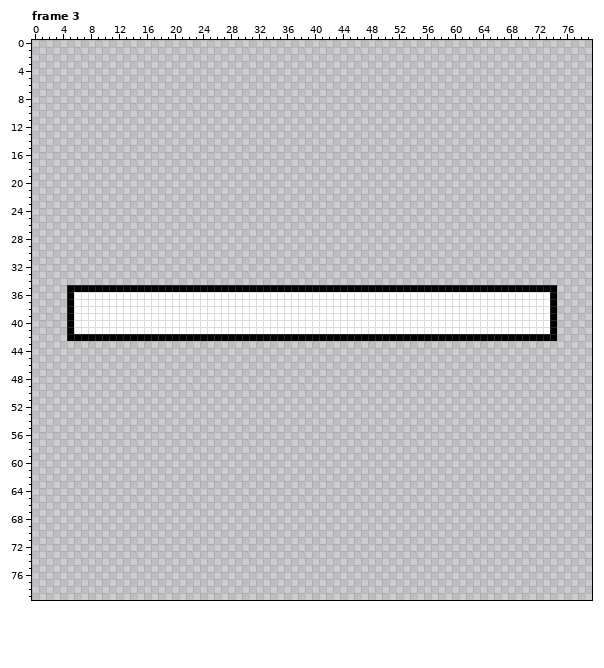
Pixel-art file: Art/Source/Enemies_Ghost_defeat.aseprite. Above is the file before it was changed.
80x80 pixels, 4 frames. Colours within 5 levels of each other are drawn and written as one. Shown: frame 3. The commit also changed other frames, which this record leaves out.
The same view after the edit:
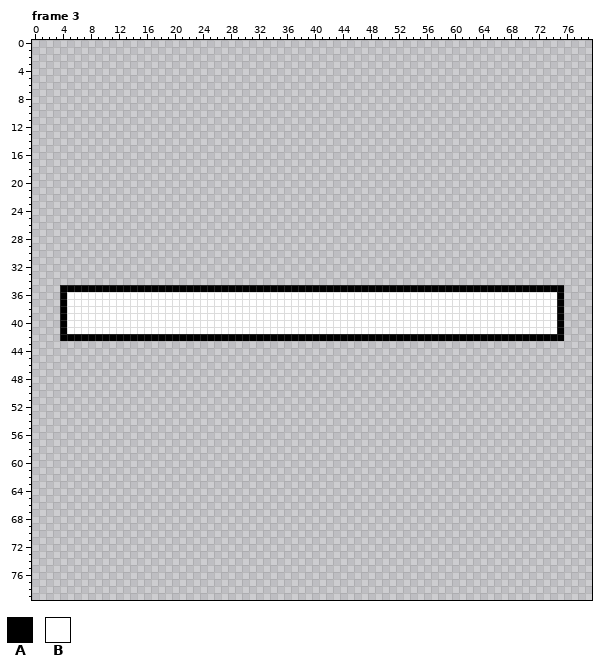
Palette (. is transparent): A #000000  B #ffffff
Changes in this commit:
Changed rows in their new state; - is an unchanged pixel.
Frame 3:
first column x 4:
35 A----------------------------------------------------------------------A
36 AB--------------------------------------------------------------------BA
37 AB--------------------------------------------------------------------BA
38 AB--------------------------------------------------------------------BA
39 AB--------------------------------------------------------------------BA
40 AB--------------------------------------------------------------------BA
41 AB--------------------------------------------------------------------BA
42 A----------------------------------------------------------------------A
Changed places in both pictures, as pixel boxes (x1, y1, x2, y2):
changed: (60, 285, 74, 341)
changed: (550, 285, 564, 341)
